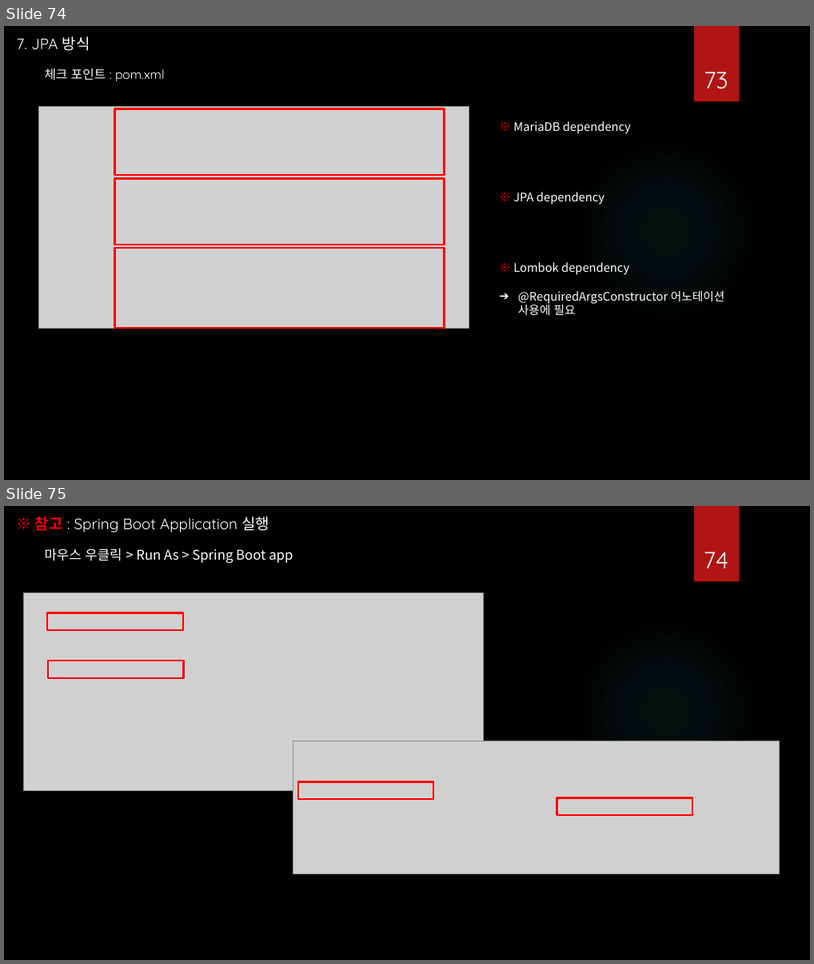
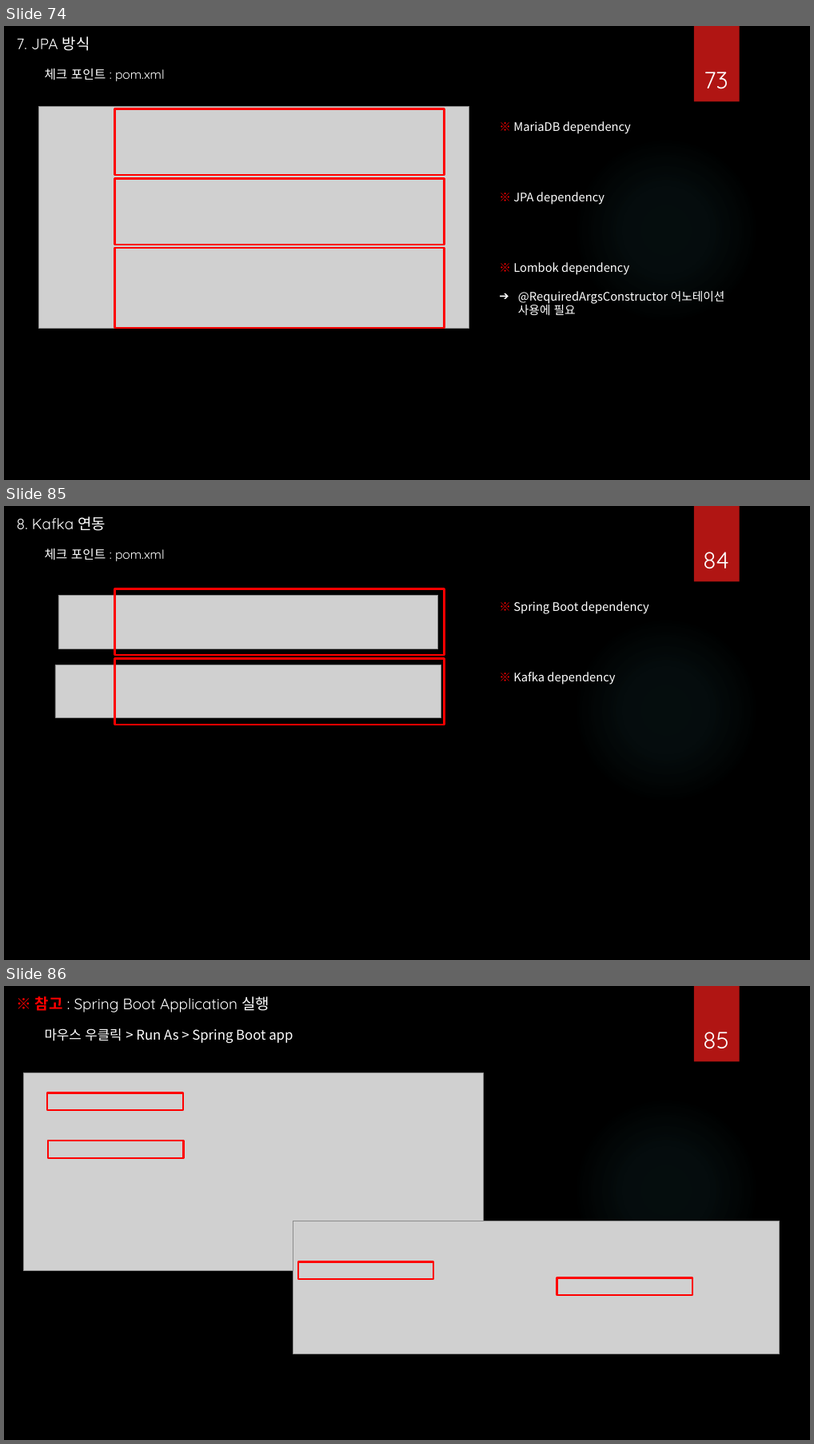
Before and after one commit to hancha123/Spring-Boot, a slide deck: Spring Boot Template.pptx. Shown one above the other, each under a label of ours: slides 74 and 75 before the commit, slides 74, 85 and 86 after it; the slides between them are not shown. The pictures are 814x964 and 814x1444 pixels, drawn with LibreOffice and Linux fonts; fonts in the diff are those of the drawing; grey boxes stand for pictures; background and template pictures are left out. Boxes give left, top, right and bottom in pixels: in the first picture for what was removed or moved away, otherwise in the second. Text is boxed around its words. In the diff, an @@ line names an element or a change of style, - is before the commit and + after.

Commit message:
SpringBoot Template Generator User Guide

```diff
--- a/Spring Boot Template.pptx
+++ b/Spring Boot Template.pptx
@@ slide 85 added at <box>4,506,810,960</box>, background picture (left out); not listed: 2 template elements that a slide beside it also shows @@
@@ text added at <box>17,516,106,531</box>, 18 pt, text #FFFFFF @@
+8. Kafka 연동
@@ text added at <box>45,548,165,561</box>, 15 pt, text #FFFFFF @@
+체크 포인트 : pom.xml
@@ page number added at <box>703,552,730,569</box>, 28 pt, text #FFFFFF @@
+84
@@ picture added at <box>58,595,438,648</box> @@
@@ rectangle added at <box>114,589,445,655</box>, outline #FF0000 2.25 pt @@
@@ text added at <box>514,601,650,684</box>, 14 pt, text #FFFFFF @@
+※ Spring Boot dependency
+※ Kafka dependency
@@ picture added at <box>55,665,442,717</box> @@
@@ rectangle added at <box>114,659,445,724</box>, outline #FF0000 2.25 pt @@
@@ what was slide 75 is now slide 86 @@
@@ page number at <box>703,1032,730,1049</box>: text changed @@
-74
+85
```
Also in this commit, not shown: 1 slide changed, 10 other slides added.
